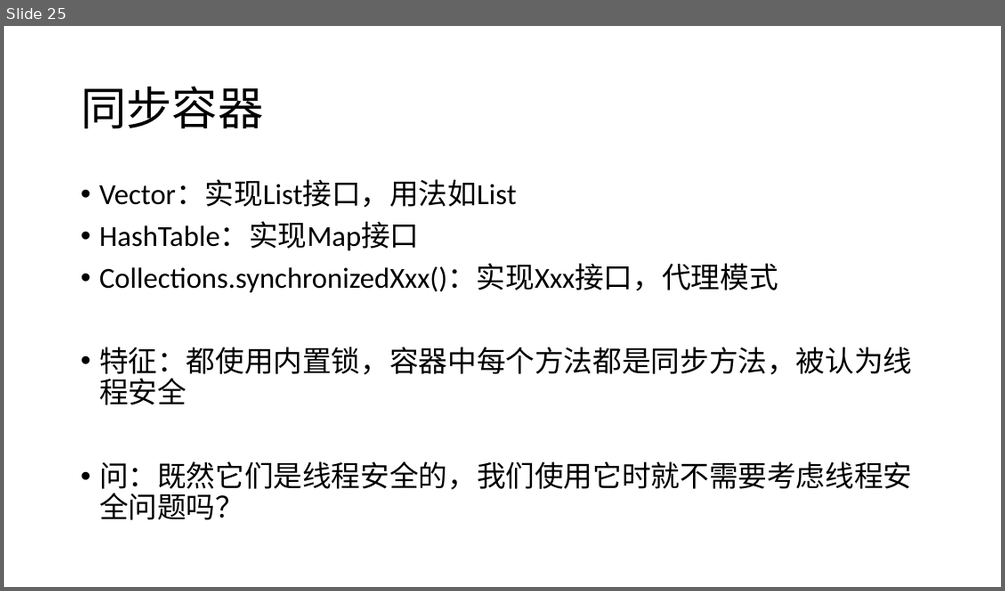
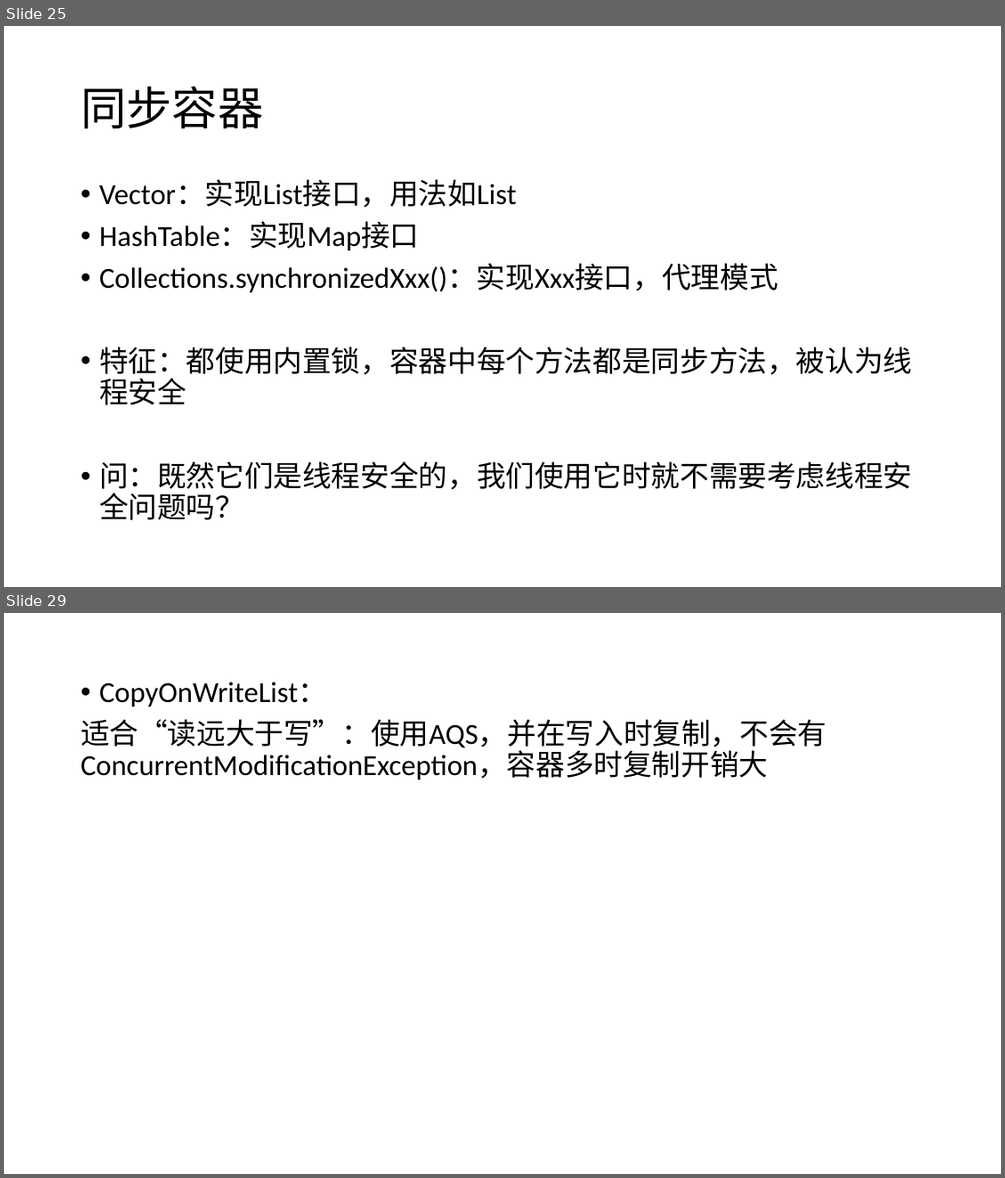
Before and after one commit to GerogeLeon/multithread_demo, a slide deck: JAVA并发编程.pptx. Shown one above the other, each under a label of ours: slide 25 before the commit, slides 25 and 29 after it; the slides between them are not shown. The pictures are 1005x591 and 1005x1178 pixels, drawn with LibreOffice and Linux fonts; fonts in the diff are those of the drawing. Boxes give left, top, right and bottom in pixels: in the first picture for what was removed or moved away, otherwise in the second. Text is boxed around its words. In the diff, an @@ line names an element or a change of style, - is before the commit and + after.

```diff
--- a/JAVA并发编程.pptx
+++ b/JAVA并发编程.pptx
@@ slide 29 added at box(4, 613, 1001, 1174), background #FFFFFF @@
@@ text added at box(81, 682, 826, 780), 28 pt, text #000000 @@
+• CopyOnWriteList：
+适合“读远大于写”：使用AQS，并在写入时复制，不会有ConcurrentModificationException，容器多时复制开销大
```
Also in this commit, not shown: 1 slide changed, 3 other slides added, 1 slide removed, 5 other files.
